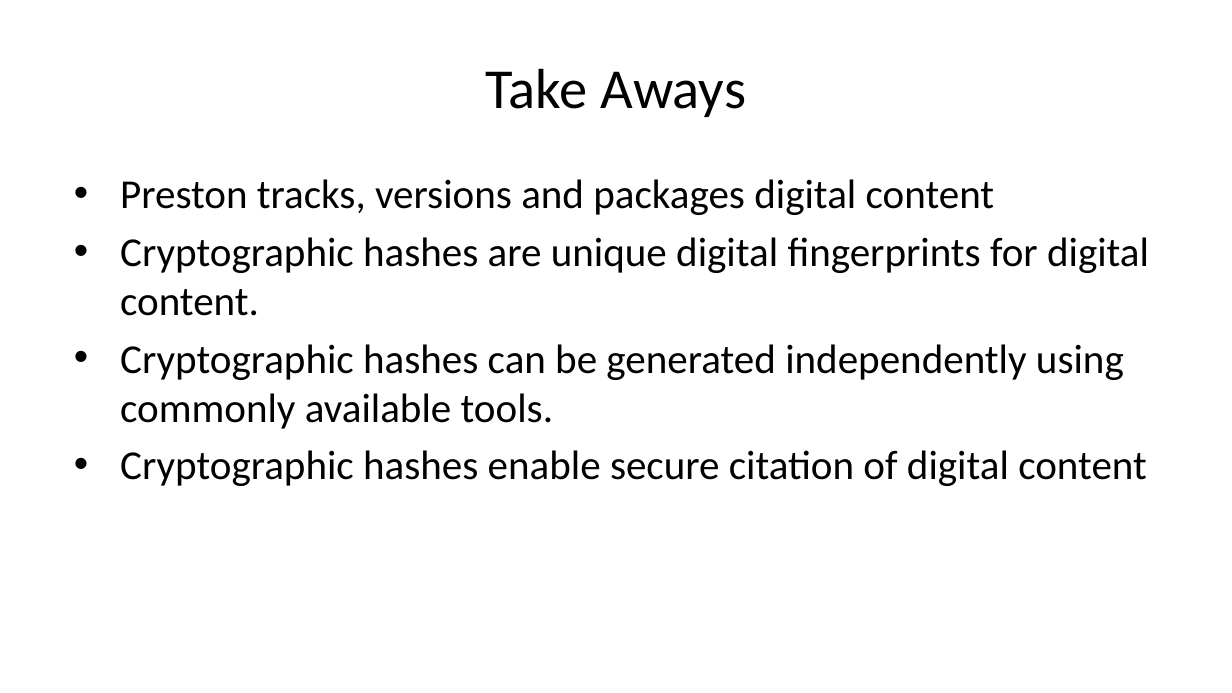
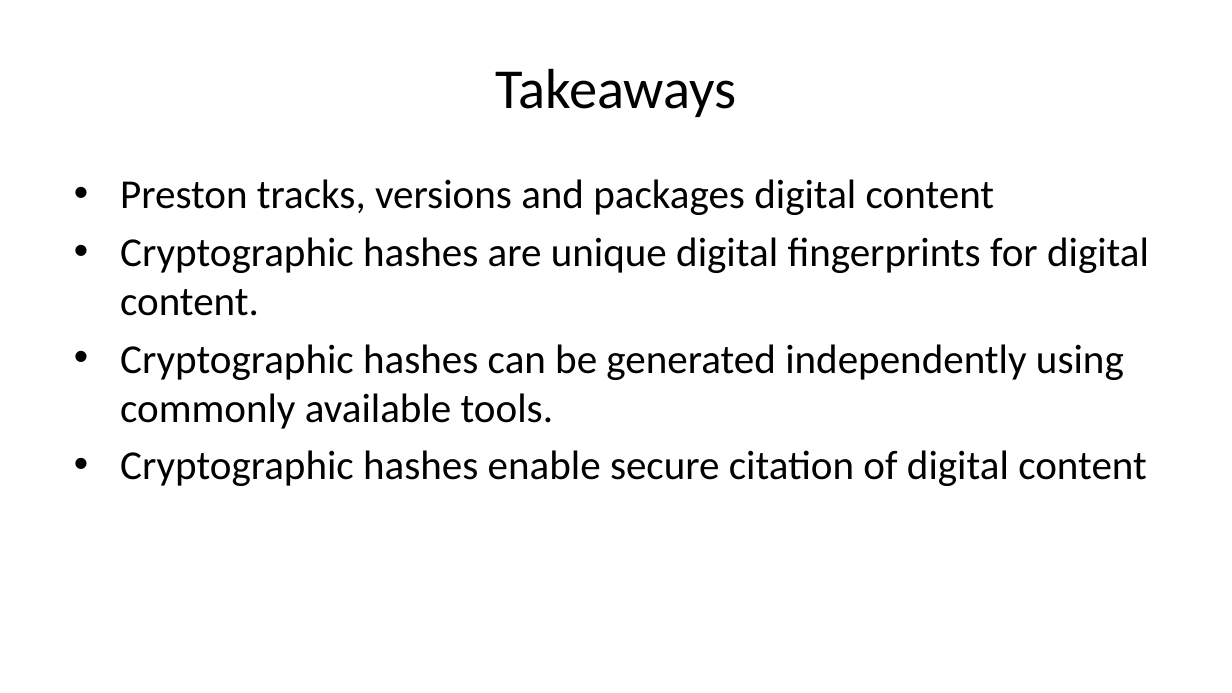
Before and after one commit to bat-literature/bat-literature.github.io, a slide deck: slide 19 of workshop.pptx (slide 17 before the commit). Drawn at 1232x693 pixels with LibreOffice and Linux fonts; fonts in the diff are those of the drawing. Boxes give left, top, right and bottom in pixels: in the first picture for what was removed or moved away, otherwise in the second. Text is boxed around its words. In the diff, an @@ line names an element or a change of style, - is before the commit and + after.

```diff
--- a/workshop.pptx
+++ b/workshop.pptx
@@ title at box(495, 68, 736, 117): text changed @@
-Take Aways
+Takeaways
```
Also in this commit, not shown: 8 other slides changed, 3 slides added, 1 slide removed, 3 other files.
